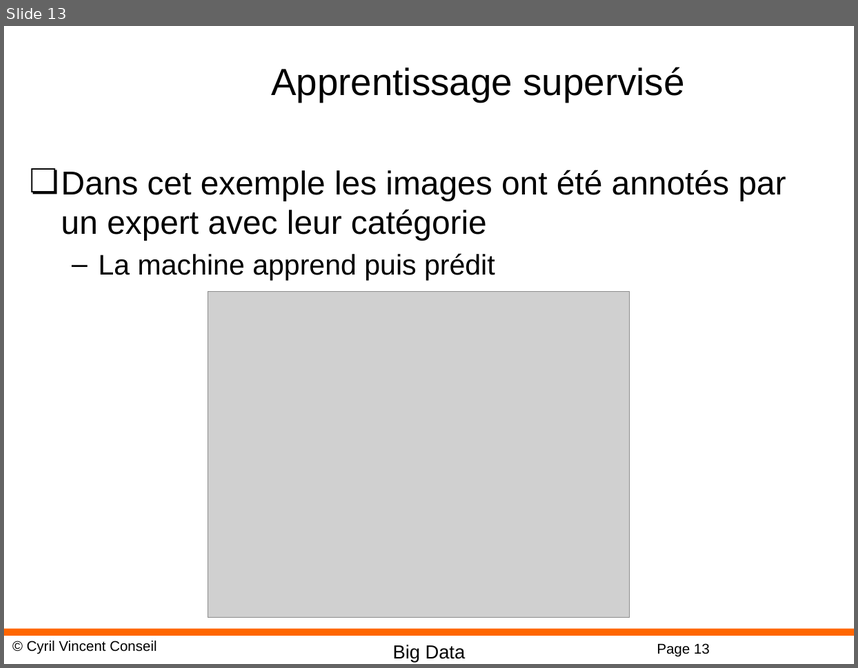
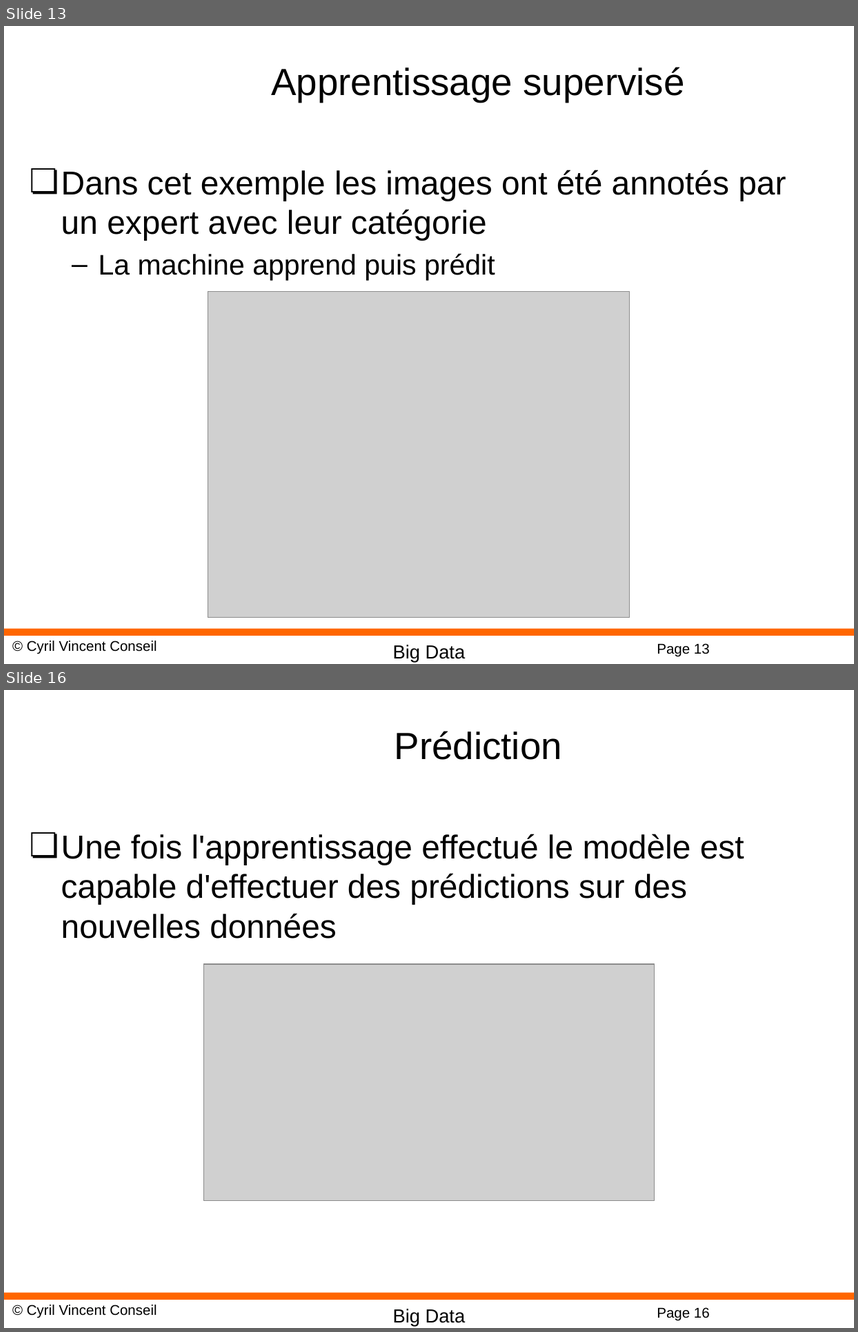
Before and after one commit to cyrilvincent/bigdata, a slide deck: ppt/BigData01-Intro.pptx. Shown one above the other, each under a label of ours: slide 13 before the commit, slides 13 and 16 after it; the slides between them are not shown. The pictures are 858x668 and 858x1332 pixels, drawn with LibreOffice and Linux fonts; fonts in the diff are those of the drawing; grey boxes stand for pictures; background and template pictures are left out. Boxes give left, top, right and bottom in pixels: in the first picture for what was removed or moved away, otherwise in the second. Text is boxed around its words. In the diff, an @@ line names an element or a change of style, - is before the commit and + after.

```diff
--- a/ppt/BigData01-Intro.pptx
+++ b/ppt/BigData01-Intro.pptx
@@ slide 16 added at (4, 690, 854, 1328), background #FFFFFF; not listed: 4 template elements that a slide beside it also shows @@
@@ title added at (395, 731, 562, 760), 32 pt, text #000000 @@
+Prédiction
@@ text added at (61, 834, 744, 938), 28 pt, text #000000 @@
+❏ Une fois l'apprentissage effectué le modèle est capable d'effectuer des prédictions sur des nouvelles données
@@ picture added at (204, 964, 654, 1200) @@
```
Also in this commit, not shown: 23 other slides added, 22 other files.
